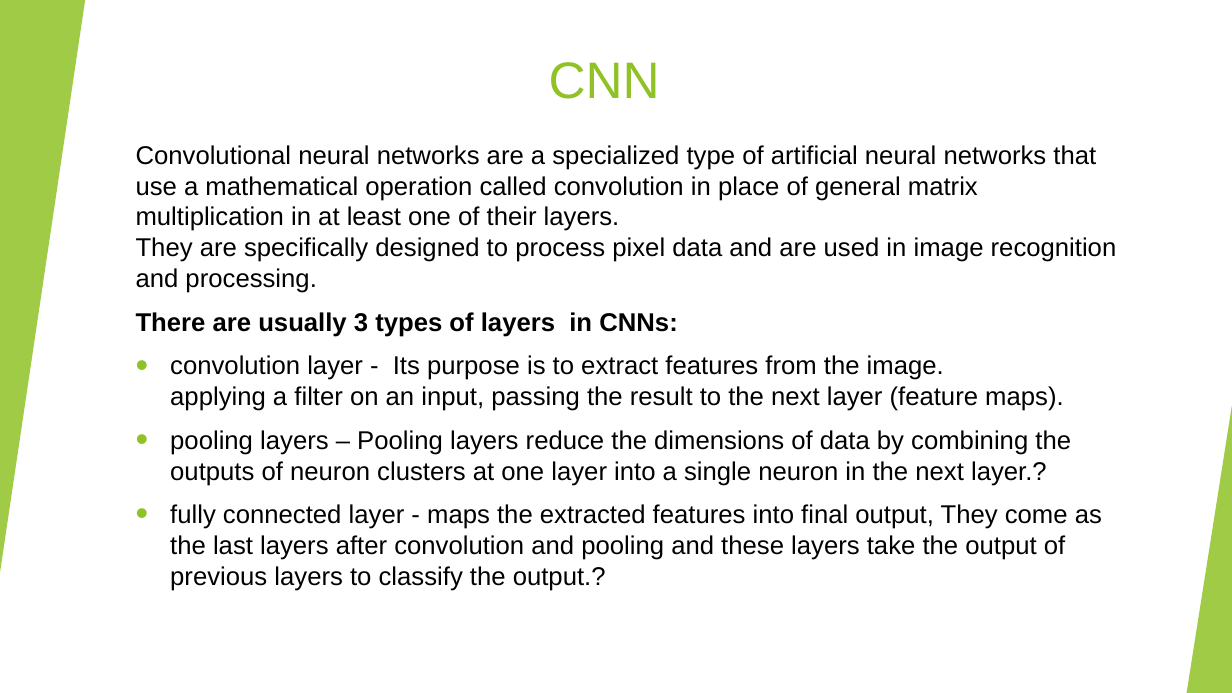
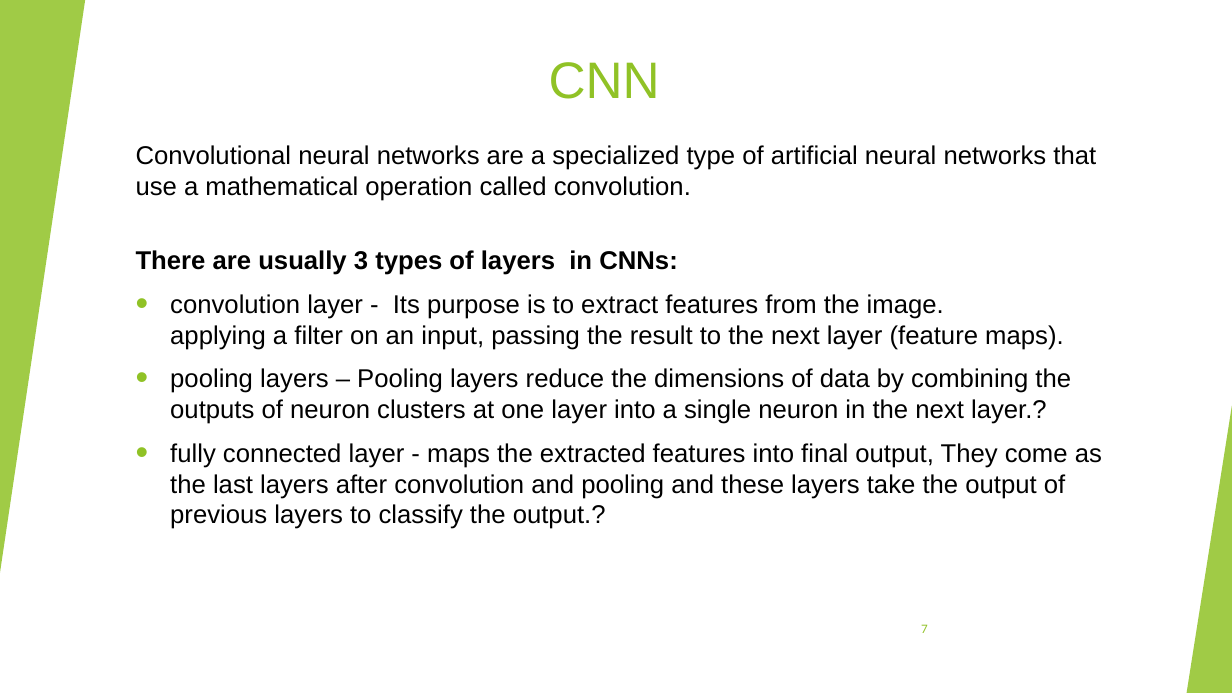
Before and after one commit to Shenhav26/Final_project, a slide deck: slide 7 of capstone project phase A.pptx (slide 6 before the commit). Drawn at 1232x693 pixels with LibreOffice and Linux fonts; fonts in the diff are those of the drawing. Boxes give left, top, right and bottom in pixels: in the first picture for what was removed or moved away, otherwise in the second. Text is boxed around its words. In the diff, an @@ line names an element or a change of style, - is before the commit and + after.

```diff
--- a/capstone project phase A.pptx
+++ b/capstone project phase A.pptx
@@ text at <box>136,145,1096,201</box>: text changed @@
-Convolutional neural networks are a specialized type of artificial neural networks that use a mathematical operation called convolution in place of general matrix multiplication in at least one of their layers.
-They are specifically designed to process pixel data and are used in image recognition and processing.
+Convolutional neural networks are a specialized type of artificial neural networks that use a mathematical operation called convolution.
@@ page number added at <box>921,624,928,633</box>, 9 pt, text #90C226 @@
+7
```
Also in this commit, not shown: 15 other slides changed, 3 slides added.
